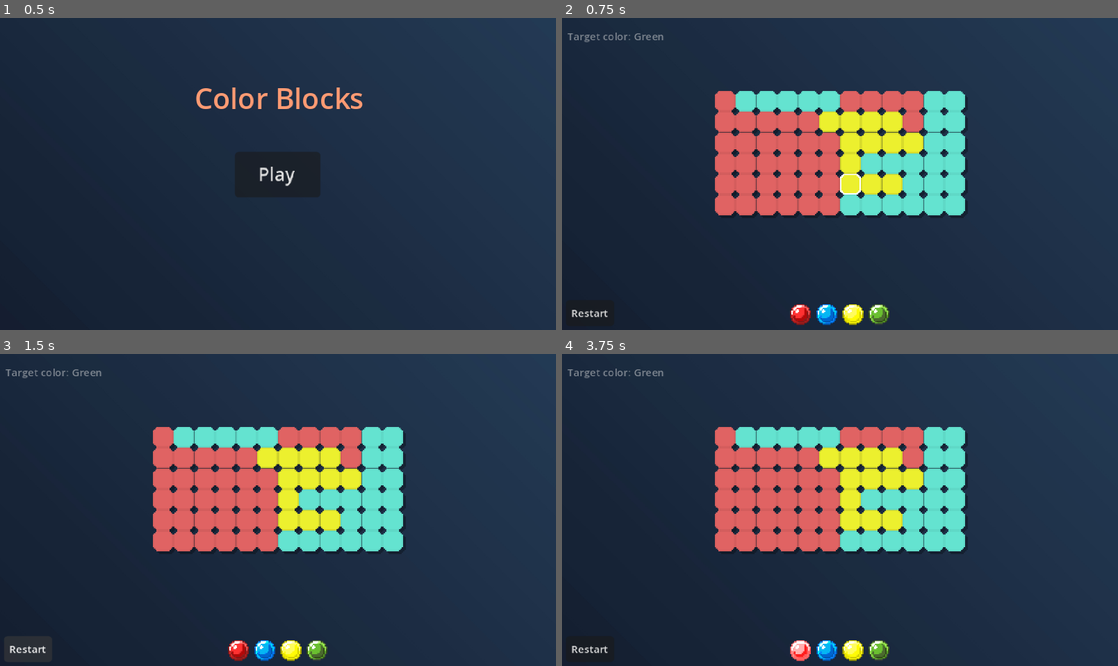
Above: before the commit, frames 1-4 (two rows, left to right).
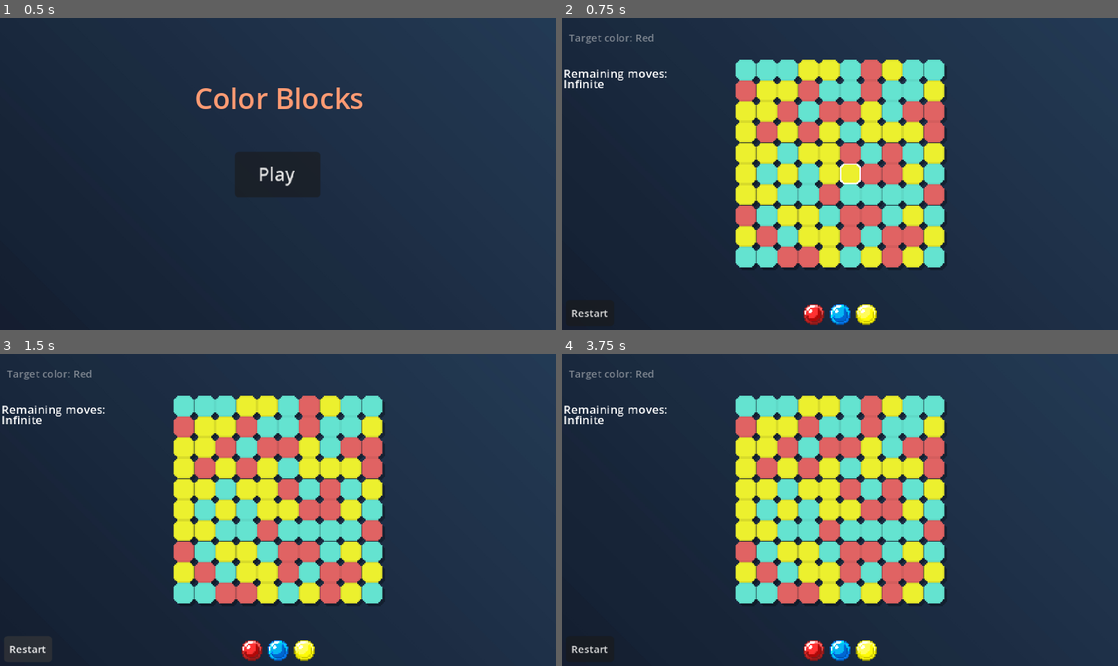
Above: after the commit, the same moments.

Repository: AurelinkZ/color-blocks
Game: Godot game, scene res://Scenes/starting_menu.tscn
The game is run twice, just before and just after one commit, with the same random seed, the same clock (stepped at 60 frames per second) and the same inputs.
Inputs (mouse positions are in pixels of both pictures, inside the frame that each line leads up to):
- Up to frame 1 (0.5 s): no input
- Up to frame 2 (0.75 s): click "Play" at 0.5 s
- Up to frame 3 (1.5 s): click "Restart" at 1.25 s
- Up to frame 4 (3.75 s): click "Restart" at 2 s; click "Restart" at 2.75 s; click (801, 650) at 3.52 s

Frame 1 is identical in both runs. In frame 2, 25% of the frame differs, in the area x 0-73%, y 4-99%; in frame 3, 25%; in frame 4, 25%.
Error before the commit: Invalid access to property or key '(0, 6)' on a base object of type 'Dictionary'. (res://Scripts/grid_view.gd:43)

Commit message:
Add remaining-moves UI and game logic
Display and track remaining moves for levels. Added two labels to the main level scene for remaining moves, and implemented remaining_moves in game.gd (initialized from LevelData.max_moves, decremented on moves, triggers game_lost when 0). Added set_remaining_moves helpers in game.gd and ui.gd (UI shows "Infinite" when max_moves is -1). Default max_moves in LevelData is now -1 (infinite). Also adjusted some UI offsets in the scene and removed two level resource files (Levels/edited_level_3.tres, Levels/zedited_level_10.tres). Note: game_lost currently logs a placeholder message.

Diff:
--- a/Levels/edited_level_3.tres
+++ /dev/null
@@ -1,85 +0,0 @@
-[gd_resource type="Resource" script_class="LevelData" format=3 uid="uid://ooks3fl6jl22"]
-
-[ext_resource type="Script" uid="uid://cowxies0ghfnm" path="res://Scripts/level_data.gd" id="1_nddq6"]
-
-[resource]
-script = ExtResource("1_nddq6")
-grid_height = 7
-grid_width = 12
-difficulty = "medium"
-win_color = Color(0, 1, 0, 1)
-grid_data = {
-Vector2i(0, 0): Color(1, 0, 0, 1),
-Vector2i(0, 1): Color(1, 0, 0, 1),
-Vector2i(0, 2): Color(1, 0, 0, 1),
-Vector2i(0, 3): Color(1, 0, 0, 1),
-Vector2i(0, 4): Color(1, 0, 0, 1),
-Vector2i(0, 5): Color(1, 0, 0, 1),
-Vector2i(1, 0): Color(0, 0, 1, 1),
-Vector2i(1, 1): Color(1, 0, 0, 1),
-Vector2i(1, 2): Color(1, 0, 0, 1),
-Vector2i(1, 3): Color(1, 0, 0, 1),
-Vector2i(1, 4): Color(1, 0, 0, 1),
-Vector2i(1, 5): Color(1, 0, 0, 1),
-Vector2i(2, 0): Color(0, 0, 1, 1),
-Vector2i(2, 1): Color(1, 0, 0, 1),
-Vector2i(2, 2): Color(1, 0, 0, 1),
-Vector2i(2, 3): Color(1, 0, 0, 1),
-Vector2i(2, 4): Color(1, 0, 0, 1),
-Vector2i(2, 5): Color(1, 0, 0, 1),
-Vector2i(3, 0): Color(0, 0, 1, 1),
-Vector2i(3, 1): Color(1, 0, 0, 1),
-Vector2i(3, 2): Color(1, 0, 0, 1),
-Vector2i(3, 3): Color(1, 0, 0, 1),
-Vector2i(3, 4): Color(1, 0, 0, 1),
-Vector2i(3, 5): Color(1, 0, 0, 1),
-Vector2i(4, 0): Color(0, 0, 1, 1),
-Vector2i(4, 1): Color(1, 0, 0, 1),
-Vector2i(4, 2): Color(1, 0, 0, 1),
-Vector2i(4, 3): Color(1, 0, 0, 1),
-Vector2i(4, 4): Color(1, 0, 0, 1),
-Vector2i(4, 5): Color(1, 0, 0, 1),
-Vector2i(5, 0): Color(0, 0, 1, 1),
-Vector2i(5, 1): Color(1, 1, 0, 1),
-Vector2i(5, 2): Color(1, 0, 0, 1),
-Vector2i(5, 3): Color(1, 0, 0, 1),
-Vector2i(5, 4): Color(1, 0, 0, 1),
-Vector2i(5, 5): Color(1, 0, 0, 1),
-Vector2i(6, 0): Color(1, 0, 0, 1),
-Vector2i(6, 1): Color(1, 1, 0, 1),
-Vector2i(6, 2): Color(1, 1, 0, 1),
-Vector2i(6, 3): Color(1, 1, 0, 1),
-Vector2i(6, 4): Color(1, 1, 0, 1),
-Vector2i(6, 5): Color(0, 0, 1, 1),
-Vector2i(7, 0): Color(1, 0, 0, 1),
-Vector2i(7, 1): Color(1, 1, 0, 1),
-Vector2i(7, 2): Color(1, 1, 0, 1),
-Vector2i(7, 3): Color(0, 0, 1, 1),
-Vector2i(7, 4): Color(1, 1, 0, 1),
-Vector2i(7, 5): Color(0, 0, 1, 1),
-Vector2i(8, 0): Color(1, 0, 0, 1),
-Vector2i(8, 1): Color(1, 1, 0, 1),
-Vector2i(8, 2): Color(1, 1, 0, 1),
-Vector2i(8, 3): Color(0, 0, 1, 1),
-Vector2i(8, 4): Color(1, 1, 0, 1),
-Vector2i(8, 5): Color(0, 0, 1, 1),
-Vector2i(9, 0): Color(1, 0, 0, 1),
-Vector2i(9, 1): Color(1, 0, 0, 1),
-Vector2i(9, 2): Color(1, 1, 0, 1),
-Vector2i(9, 3): Color(0, 0, 1, 1),
-Vector2i(9, 4): Color(0, 0, 1, 1),
-Vector2i(9, 5): Color(0, 0, 1, 1),
-Vector2i(10, 0): Color(0, 0, 1, 1),
-Vector2i(10, 1): Color(0, 0, 1, 1),
-Vector2i(10, 2): Color(0, 0, 1, 1),
-Vector2i(10, 3): Color(0, 0, 1, 1),
-Vector2i(10, 4): Color(0, 0, 1, 1),
-Vector2i(10, 5): Color(0, 0, 1, 1),
-Vector2i(11, 0): Color(0, 0, 1, 1),
-Vector2i(11, 1): Color(0, 0, 1, 1),
-Vector2i(11, 2): Color(0, 0, 1, 1),
-Vector2i(11, 3): Color(0, 0, 1, 1),
-Vector2i(11, 4): Color(0, 0, 1, 1),
-Vector2i(11, 5): Color(0, 0, 1, 1)
-}
-max_moves = 3
--- a/Levels/zedited_level_10.tres
+++ /dev/null
@@ -1,162 +0,0 @@
-[gd_resource type="Resource" script_class="LevelData" format=3 uid="uid://bi8end8i34roo"]
-
-[ext_resource type="Script" uid="uid://cowxies0ghfnm" path="res://Scripts/level_data.gd" id="1_alita"]
-
-[resource]
-script = ExtResource("1_alita")
-grid_width = 15
-difficulty = "medium"
-win_color = Color(1, 1, 0, 1)
-grid_data = {
-Vector2i(0, 0): Color(1, 0, 0, 1),
-Vector2i(0, 1): Color(1, 0, 0, 1),
-Vector2i(0, 2): Color(1, 0, 0, 1),
-Vector2i(0, 3): Color(1, 0, 0, 1),
-Vector2i(0, 4): Color(1, 0, 0, 1),
-Vector2i(0, 5): Color(1, 0, 0, 1),
-Vector2i(0, 6): Color(1, 0, 0, 1),
-Vector2i(0, 7): Color(1, 0, 0, 1),
-Vector2i(0, 8): Color(1, 0, 0, 1),
-Vector2i(0, 9): Color(1, 0, 0, 1),
-Vector2i(1, 0): Color(1, 0, 0, 1),
-Vector2i(1, 1): Color(1, 0, 0, 1),
-Vector2i(1, 2): Color(1, 0, 0, 1),
-Vector2i(1, 3): Color(1, 0, 0, 1),
-Vector2i(1, 4): Color(1, 0, 0, 1),
-Vector2i(1, 5): Color(1, 0, 0, 1),
-Vector2i(1, 6): Color(1, 0, 0, 1),
-Vector2i(1, 7): Color(1, 0, 0, 1),
-Vector2i(1, 8): Color(1, 0, 0, 1),
-Vector2i(1, 9): Color(1, 0, 0, 1),
-Vector2i(2, 0): Color(1, 0, 0, 1),
-Vector2i(2, 1): Color(1, 0, 0, 1),
-Vector2i(2, 2): Color(1, 0, 0, 1),
-Vector2i(2, 3): Color(1, 0, 0, 1),
-Vector2i(2, 4): Color(1, 0, 0, 1),
-Vector2i(2, 5): Color(1, 0, 0, 1),
-Vector2i(2, 6): Color(1, 0, 0, 1),
-Vector2i(2, 7): Color(1, 0, 0, 1),
-Vector2i(2, 8): Color(1, 0, 0, 1),
-Vector2i(2, 9): Color(1, 0, 0, 1),
-Vector2i(3, 0): Color(1, 0, 0, 1),
-Vector2i(3, 1): Color(1, 0, 0, 1),
-Vector2i(3, 2): Color(1, 0, 0, 1),
-Vector2i(3, 3): Color(1, 0, 0, 1),
-Vector2i(3, 4): Color(1, 0, 0, 1),
-Vector2i(3, 5): Color(1, 0, 0, 1),
-Vector2i(3, 6): Color(1, 0, 0, 1),
-Vector2i(3, 7): Color(1, 0, 0, 1),
-Vector2i(3, 8): Color(1, 0, 0, 1),
-Vector2i(3, 9): Color(1, 0, 0, 1),
-Vector2i(4, 0): Color(1, 0, 0, 1),
-Vector2i(4, 1): Color(1, 0, 0, 1),
-Vector2i(4, 2): Color(1, 0, 0, 1),
-Vector2i(4, 3): Color(1, 0, 0, 1),
-Vector2i(4, 4): Color(1, 0, 0, 1),
-Vector2i(4, 5): Color(1, 0, 0, 1),
-Vector2i(4, 6): Color(1, 0, 0, 1),
-Vector2i(4, 7): Color(1, 0, 0, 1),
-Vector2i(4, 8): Color(1, 0, 0, 1),
-Vector2i(4, 9): Color(1, 0, 0, 1),
-Vector2i(5, 0): Color(1, 0, 0, 1),
-Vector2i(5, 1): Color(1, 0, 0, 1),
-Vector2i(5, 2): Color(1, 0, 0, 1),
-Vector2i(5, 3): Color(1, 0, 0, 1),
-Vector2i(5, 4): Color(1, 0, 0, 1),
-Vector2i(5, 5): Color(1, 0, 0, 1),
-Vector2i(5, 6): Color(1, 0, 0, 1),
-Vector2i(5, 7): Color(1, 0, 0, 1),
-Vector2i(5, 8): Color(1, 0, 0, 1),
-Vector2i(5, 9): Color(1, 0, 0, 1),
-Vector2i(6, 0): Color(1, 0, 0, 1),
-Vector2i(6, 1): Color(1, 0, 0, 1),
-Vector2i(6, 2): Color(1, 0, 0, 1),
-Vector2i(6, 3): Color(1, 0, 0, 1),
-Vector2i(6, 4): Color(1, 0, 0, 1),
-Vector2i(6, 5): Color(1, 0, 0, 1),
-Vector2i(6, 6): Color(1, 0, 0, 1),
-Vector2i(6, 7): Color(1, 0, 0, 1),
-Vector2i(6, 8): Color(1, 0, 0, 1),
-Vector2i(6, 9): Color(1, 0, 0, 1),
-Vector2i(7, 0): Color(1, 0, 0, 1),
-Vector2i(7, 1): Color(1, 0, 0, 1),
-Vector2i(7, 2): Color(1, 0, 0, 1),
-Vector2i(7, 3): Color(1, 0, 0, 1),
-Vector2i(7, 4): Color(1, 0, 0, 1),
-Vector2i(7, 5): Color(1, 0, 0, 1),
-Vector2i(7, 6): Color(1, 0, 0, 1),
-Vector2i(7, 7): Color(1, 0, 0, 1),
-Vector2i(7, 8): Color(1, 0, 0, 1),
-Vector2i(7, 9): Color(1, 0, 0, 1),
-Vector2i(8, 0): Color(1, 0, 0, 1),
-Vector2i(8, 1): Color(1, 0, 0, 1),
-Vector2i(8, 2): Color(1, 0, 0, 1),
-Vector2i(8, 3): Color(1, 0, 0, 1),
-Vector2i(8, 4): Color(1, 0, 0, 1),
-Vector2i(8, 5): Color(1, 0, 0, 1),
-Vector2i(8, 6): Color(1, 0, 0, 1),
-Vector2i(8, 7): Color(1, 0, 0, 1),
-Vector2i(8, 8): Color(1, 0, 0, 1),
-Vector2i(8, 9): Color(1, 0, 0, 1),
-Vector2i(9, 0): Color(1, 0, 0, 1),
-Vector2i(9, 1): Color(1, 0, 0, 1),
-Vector2i(9, 2): Color(1, 0, 0, 1),
-Vector2i(9, 3): Color(1, 0, 0, 1),
-Vector2i(9, 4): Color(1, 0, 0, 1),
-Vector2i(9, 5): Color(1, 0, 0, 1),
-Vector2i(9, 6): Color(1, 0, 0, 1),
-Vector2i(9, 7): Color(1, 0, 0, 1),
-Vector2i(9, 8): Color(1, 0, 0, 1),
-Vector2i(9, 9): Color(1, 0, 0, 1),
-Vector2i(10, 0): Color(1, 0, 0, 1),
-Vector2i(10, 1): Color(1, 0, 0, 1),
-Vector2i(10, 2): Color(1, 0, 0, 1),
-Vector2i(10, 3): Color(1, 0, 0, 1),
-Vector2i(10, 4): Color(1, 0, 0, 1),
-Vector2i(10, 5): Color(1, 0, 0, 1),
-Vector2i(10, 6): Color(1, 0, 0, 1),
-Vector2i(10, 7): Color(1, 0, 0, 1),
-Vector2i(10, 8): Color(1, 0, 0, 1),
-Vector2i(10, 9): Color(1, 0, 0, 1),
-Vector2i(11, 0): Color(1, 0, 0, 1),
-Vector2i(11, 1): Color(1, 0, 0, 1),
-Vector2i(11, 2): Color(1, 0, 0, 1),
-Vector2i(11, 3): Color(1, 0, 0, 1),
-Vector2i(11, 4): Color(1, 0, 0, 1),
-Vector2i(11, 5): Color(1, 0, 0, 1),
-Vector2i(11, 6): Color(1, 0, 0, 1),
-Vector2i(11, 7): Color(1, 0, 0, 1),
-Vector2i(11, 8): Color(1, 0, 0, 1),
-Vector2i(11, 9): Color(1, 0, 0, 1),
-Vector2i(12, 0): Color(1, 0, 0, 1),
-Vector2i(12, 1): Color(1, 0, 0, 1),
-Vector2i(12, 2): Color(1, 0, 0, 1),
-Vector2i(12, 3): Color(1, 0, 0, 1),
-Vector2i(12, 4): Color(1, 0, 0, 1),
-Vector2i(12, 5): Color(1, 0, 0, 1),
-Vector2i(12, 6): Color(1, 0, 0, 1),
-Vector2i(12, 7): Color(1, 0, 0, 1),
-Vector2i(12, 8): Color(1, 0, 0, 1),
-Vector2i(12, 9): Color(1, 0, 0, 1),
-Vector2i(13, 0): Color(1, 0, 0, 1),
-Vector2i(13, 1): Color(1, 0, 0, 1),
-Vector2i(13, 2): Color(1, 0, 0, 1),
-Vector2i(13, 3): Color(1, 0, 0, 1),
-Vector2i(13, 4): Color(1, 0, 0, 1),
-Vector2i(13, 5): Color(1, 0, 0, 1),
-Vector2i(13, 6): Color(1, 0, 0, 1),
-Vector2i(13, 7): Color(1, 0, 0, 1),
-Vector2i(13, 8): Color(1, 0, 0, 1),
-Vector2i(13, 9): Color(1, 0, 0, 1),
-Vector2i(14, 0): Color(1, 0, 0, 1),
-Vector2i(14, 1): Color(1, 0, 0, 1),
-Vector2i(14, 2): Color(1, 0, 0, 1),
-Vector2i(14, 3): Color(1, 0, 0, 1),
-Vector2i(14, 4): Color(1, 0, 0, 1),
-Vector2i(14, 5): Color(1, 0, 0, 1),
-Vector2i(14, 6): Color(1, 0, 0, 1),
-Vector2i(14, 7): Color(1, 0, 0, 1),
-Vector2i(14, 8): Color(1, 0, 0, 1),
-Vector2i(14, 9): Color(1, 0, 0, 1)
-}
-max_moves = 3
--- a/Scenes/main_level_scene.tscn
+++ b/Scenes/main_level_scene.tscn
@@ -74,8 +74,10 @@
 top_level = true
 z_index = 1
 layout_mode = 0
-offset_right = 87.0
-offset_bottom = 28.0
+offset_left = 1.0
+offset_top = 1.0
+offset_right = 88.0
+offset_bottom = 29.0
 theme_override_colors/font_selected_color = Color(0, 0, 0, 1)
 theme_override_colors/font_color = Color(0, 0, 0, 1)
 theme_override_font_sizes/font_size = 8
@@ -101,6 +103,23 @@
 theme_override_font_sizes/font_size = 12
 text = "Edit"
 
+[node name="RemainingMovesText" type="Label" parent="UI/Control" unique_id=45998479]
+layout_mode = 0
+offset_left = 1.0
+offset_top = 36.0
+offset_right = 83.0
+offset_bottom = 59.0
+theme_override_font_sizes/font_size = 9
+text = "Remaining moves: "
+
+[node name="RemainingMoves" type="Label" parent="UI/Control" unique_id=20674211]
+layout_mode = 0
+offset_left = 1.0
+offset_top = 44.0
+offset_right = 41.0
+offset_bottom = 67.0
+theme_override_font_sizes/font_size = 9
+
 [node name="Background" type="Sprite2D" parent="." unique_id=843647324]
 show_behind_parent = true
 z_index = -3
--- a/Scripts/game.gd
+++ b/Scripts/game.gd
@@ -14,6 +14,7 @@
 var cells_to_animate: Array = []
 var levels: Array[LevelData] = []
 var index_level: int = 0
+var remaining_moves: int
 
 ### STARTING POINT OF THE GAME.
 ### When launching, the game will load all the main levels and start by the first level.
@@ -36,6 +37,8 @@
 	grid_view.build_grid(grid_manager.grid, level.grid_width, level.grid_height)
 	color_selector.build_buttons(grid_manager.current_pallette)
 	ui.set_target_color_ui(level.win_color)
+	remaining_moves = level.max_moves
+	set_remaining_moves(remaining_moves)
 
 func _on_color_selected(color: Color) -> void:
 	selected_color = color
@@ -45,6 +48,11 @@
 	if grid_manager.is_won() != true: # When game is won, player can't click a block
 		cells_to_animate = grid_manager.fill_the_grid(cell, selected_color)
 		grid_view.animate_refresh_grid(cells_to_animate, selected_color)
+		if remaining_moves != -1:
+			remaining_moves -= 1
+			if remaining_moves == 0:
+				game_lost()
+			ui.set_remaining_moves(remaining_moves)
 
 # Receive the signal of the restart button of the UI when the game is running.
 func _on_restart_pressed() -> void:
@@ -96,3 +104,9 @@
 func _on_go_to_edit_button_pressed() -> void:
 	LevelEditor.edit_level_to_test = edit_level_to_test
 	get_tree().change_scene_to_file("res://Scenes/level_editor.tscn")
+
+func set_remaining_moves(value: int):
+	ui.set_remaining_moves(value)
+
+func game_lost():
+	print("you lost")
--- a/Scripts/level_data.gd
+++ b/Scripts/level_data.gd
@@ -6,4 +6,4 @@
 @export var difficulty: String = "easy"
 @export var win_color: Color = Color.RED
 @export var grid_data: Dictionary
-@export var max_moves: int
+@export var max_moves: int = -1
--- a/Scripts/ui.gd
+++ b/Scripts/ui.gd
@@ -19,3 +19,9 @@
 
 func set_target_color_ui(color: Color):
 	$Control/TargetColor.text = "Target color: " + COLOR_TO_STRING[color]
+
+func set_remaining_moves(value: int):
+	if value != -1:
+		$Control/RemainingMoves.text = str(value)
+	else:
+		$Control/RemainingMoves.text = "Infinite"
